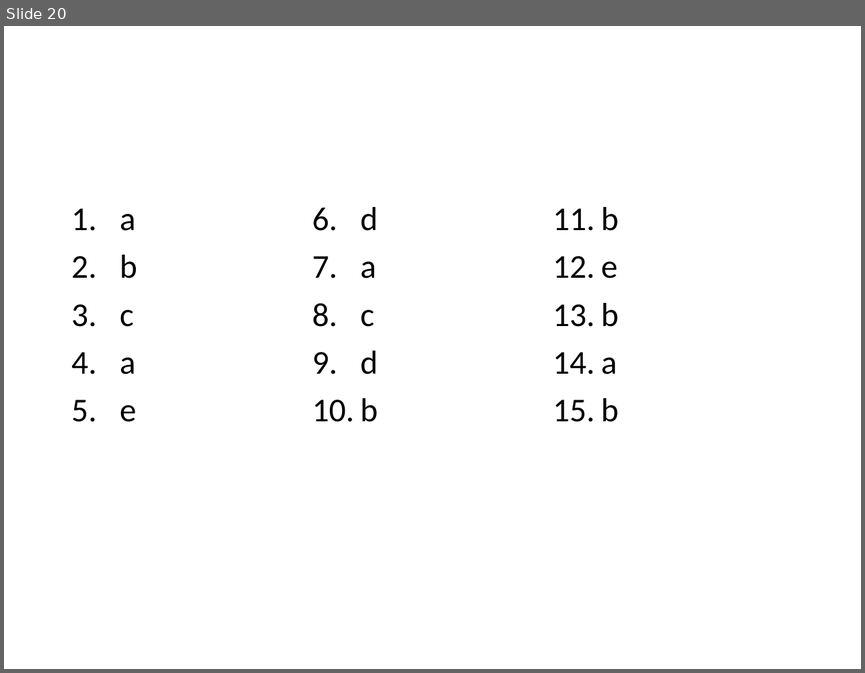
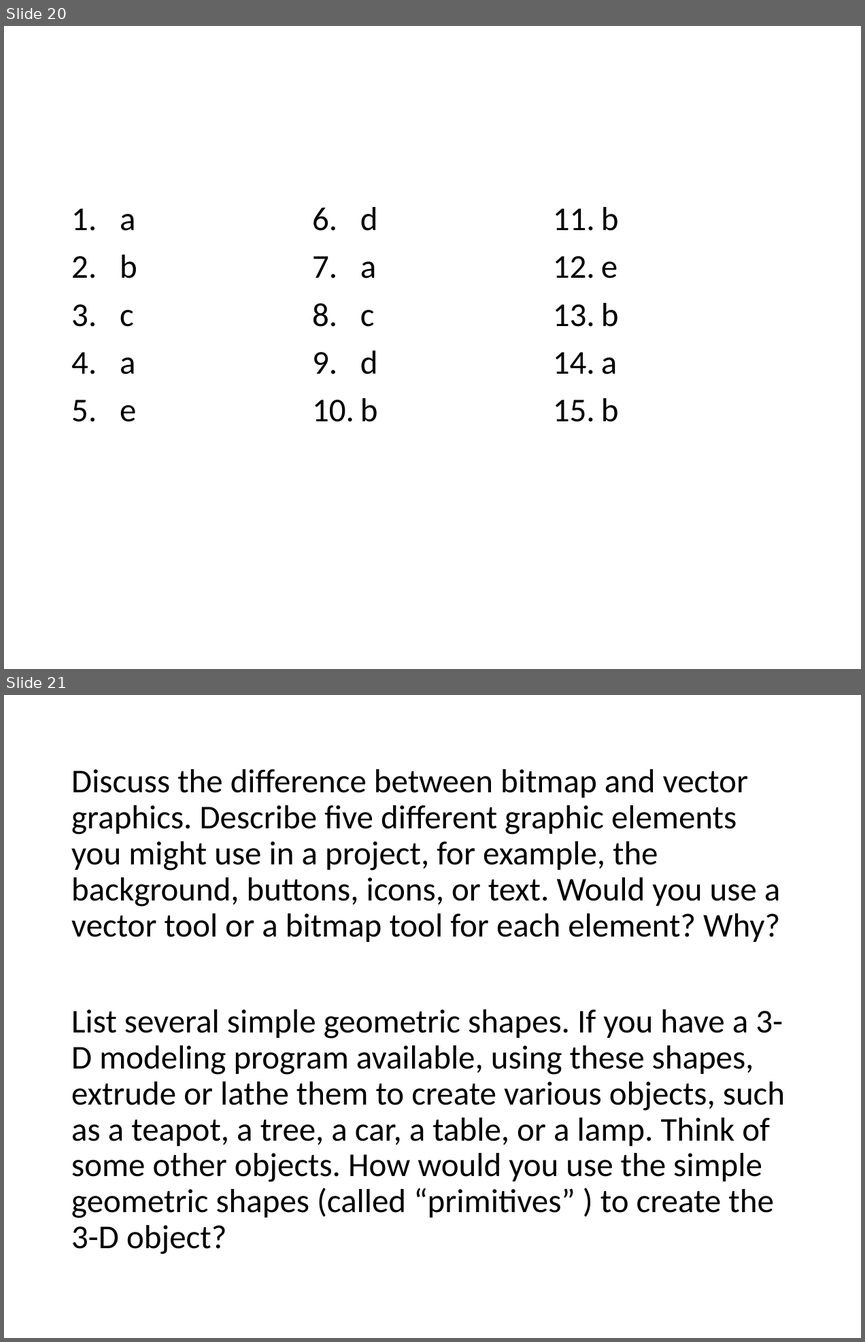
Before and after one commit to primusr/Course-MMS, a slide deck: CH02QUIZ.pptx. Shown one above the other, each under a label of ours: slide 20 before the commit, slides 20 and 21 after it. The pictures are 865x673 and 865x1342 pixels, drawn with LibreOffice and Linux fonts; fonts in the diff are those of the drawing; background and template pictures are left out. Boxes give left, top, right and bottom in pixels: in the first picture for what was removed or moved away, otherwise in the second. Text is boxed around its words. In the diff, an @@ line names an element or a change of style, - is before the commit and + after.

```diff
--- a/CH02QUIZ.pptx
+++ b/CH02QUIZ.pptx
@@ slide 21 added at [4,695,861,1338], background picture (left out) @@
@@ text added at [71,769,785,1254], 28 pt, text #000000 @@
+Discuss the difference between bitmap and vector graphics. Describe five different graphic elements you might use in a project, for example, the background, buttons, icons, or text. Would you use a vector tool or a bitmap tool for each element? Why?
+List several simple geometric shapes. If you have a 3-D modeling program available, using these shapes, extrude or lathe them to create various objects, such as a teapot, a tree, a car, a table, or a lamp. Think of some other objects. How would you use the simple geometric shapes (called “primitives” ) to create the 3-D object?
```
Also in this commit, not shown: 1 other file.
